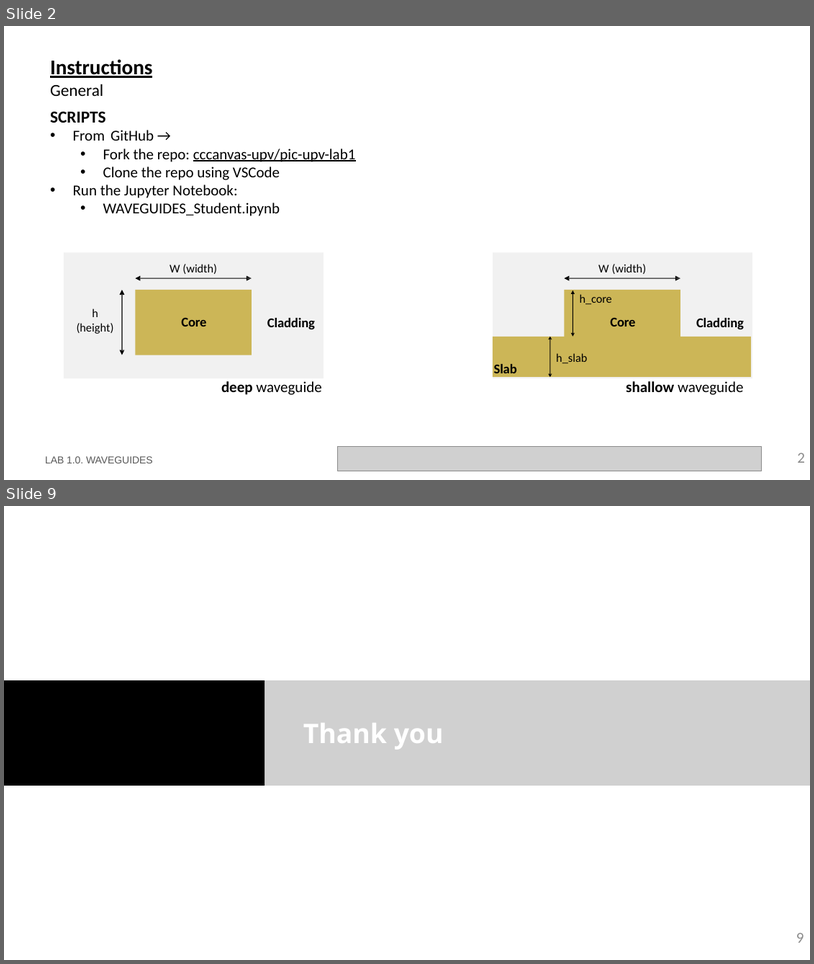
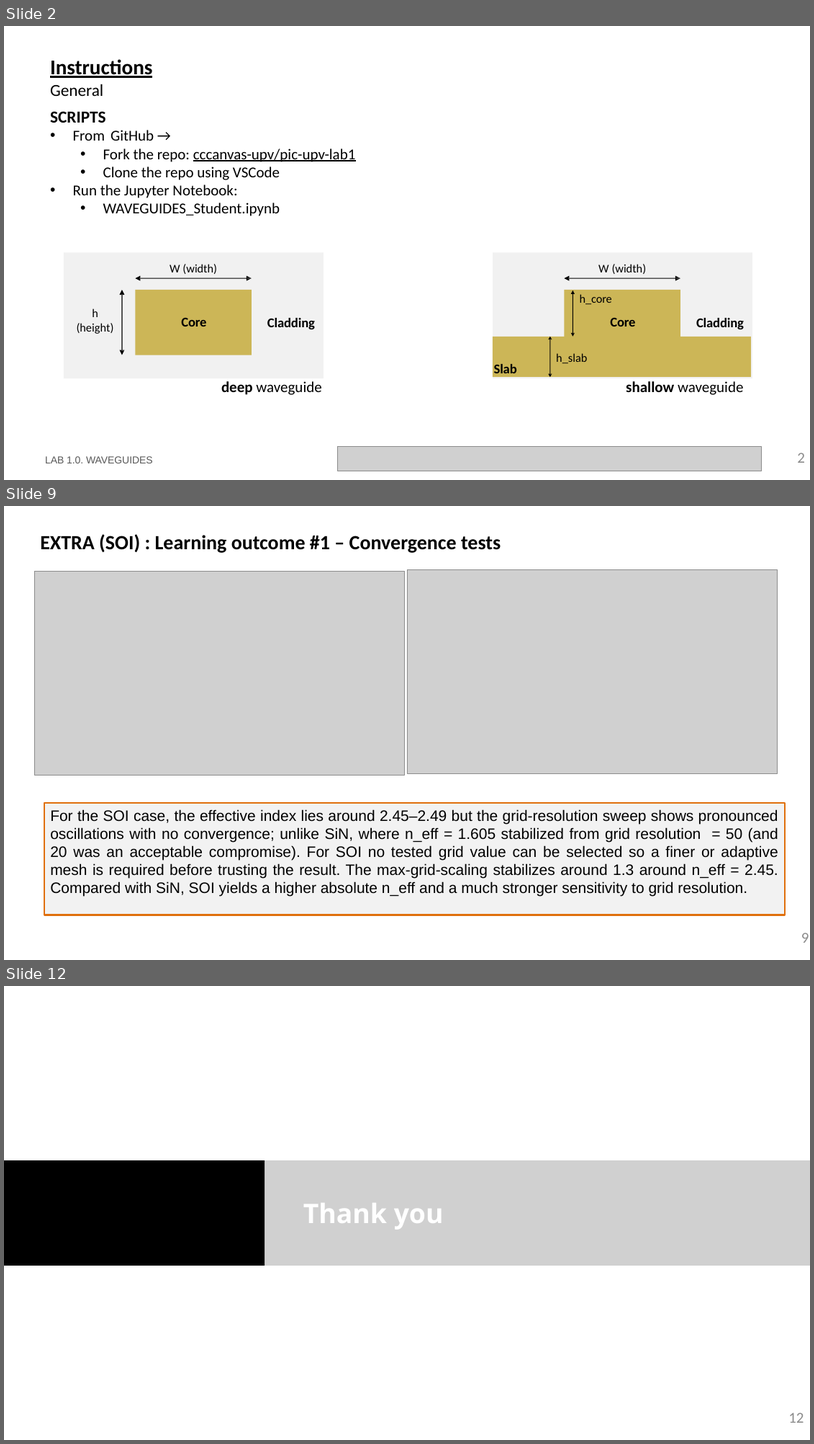
Before and after one commit to mromgar1/pic-upv-lab1, a slide deck: LabBook_10.pptx. Shown one above the other, each under a label of ours: slides 2 and 9 before the commit, slides 2, 9 and 12 after it; the slides between them are not shown. The pictures are 814x964 and 814x1444 pixels, drawn with LibreOffice and Linux fonts; fonts in the diff are those of the drawing; grey boxes stand for pictures; background and template pictures are left out. Boxes give left, top, right and bottom in pixels: in the first picture for what was removed or moved away, otherwise in the second. Text is boxed around its words. In the diff, an @@ line names an element or a change of style, - is before the commit and + after.

```diff
--- a/LabBook_10.pptx
+++ b/LabBook_10.pptx
@@ slide 9 added at (4, 506, 810, 960), background #FFFFFF @@
@@ text added at (40, 534, 501, 553), 24 pt, text #000000, bold @@
+EXTRA (SOI) : Learning outcome #1 – Convergence tests
@@ picture added at (407, 570, 778, 774) @@
@@ picture added at (34, 572, 405, 775) @@
@@ rectangle added at (44, 803, 786, 914), fill #F2F2F2, outline #E0700D 2.25 pt, 18 pt, text #000000 @@
+For the SOI case, the effective index lies around 2.45–2.49 but the grid‑resolution sweep shows pronounced oscillations with no convergence; unlike SiN, where n_eff = 1.605 stabilized from grid resolution = 50 (and 20 was an acceptable compromise). For SOI no tested grid value can be selected so a finer or adaptive mesh is required before trusting the result. The max‑grid‑scaling stabilizes around 1.3 around n_eff = 2.45. Compared with SiN, SOI yields a higher absolute n_eff and a much stronger sensitivity to grid resolution.
@@ page number added at (802, 932, 810, 942), 18 pt, text #8C8C8C @@
+9
@@ what was slide 9 is now slide 12 @@
@@ page number at (789, 1412, 804, 1422): text changed @@
-9
+12
```
Also in this commit, not shown: 4 slides changed, 4 other slides added, 2 slides removed.
